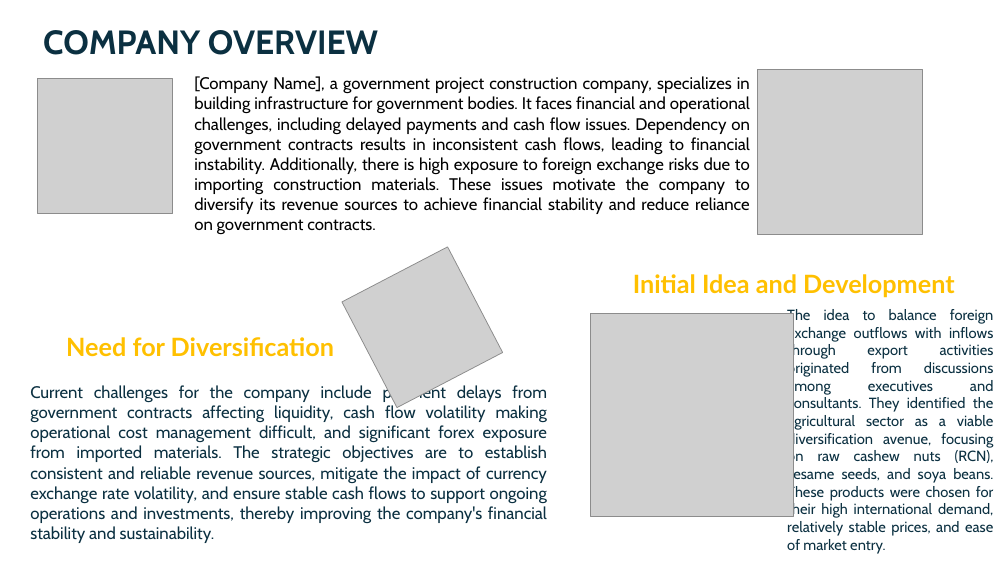
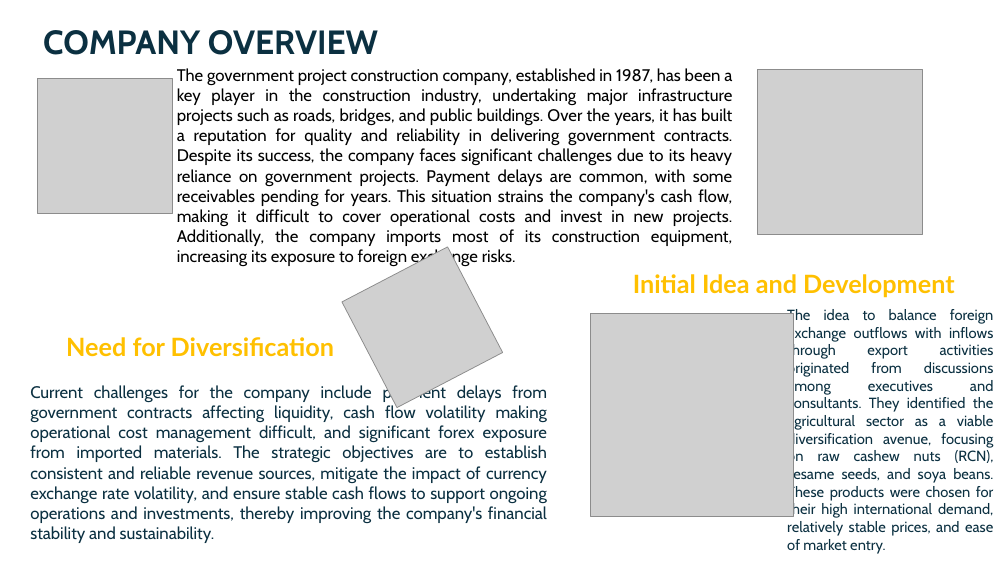
Before and after one commit to Gbekoilias/SustainableBusinessExpansion, a slide deck: slide 6 of Diversification Strategy for Government Construction.pptx. Drawn at 1008x567 pixels with LibreOffice and Linux fonts; fonts in the diff are those of the drawing; grey boxes stand for pictures. Boxes give left, top, right and bottom in pixels: in the first picture for what was removed or moved away, otherwise in the second. Text is boxed around its words. In the diff, an @@ line names an element or a change of style, - is before the commit and + after.

```diff
--- a/Diversification Strategy for Government Construction.pptx
+++ b/Diversification Strategy for Government Construction.pptx
@@ text at (177, 68, 732, 267): text changed @@
-[Company Name], a government project construction company, specializes in building infrastructure for government bodies. It faces financial and operational challenges, including delayed payments and cash flow issues. Dependency on government contracts results in inconsistent cash flows, leading to financial instability. Additionally, there is high exposure to foreign exchange risks due to importing construction materials. These issues motivate the company to diversify its revenue sources to achieve financial stability and reduce reliance on government contracts.
+The government project construction company, established in 1987, has been a key player in the construction industry, undertaking major infrastructure projects such as roads, bridges, and public buildings. Over the years, it has built a reputation for quality and reliability in delivering government contracts. Despite its success, the company faces significant challenges due to its heavy reliance on government projects. Payment delays are common, with some receivables pending for years. This situation strains the company's cash flow, making it difficult to cover operational costs and invest in new projects. Additionally, the company imports most of its construction equipment, increasing its exposure to foreign exchange risks.
```
Also in this commit, not shown: 9 slides added, 16 other files.
